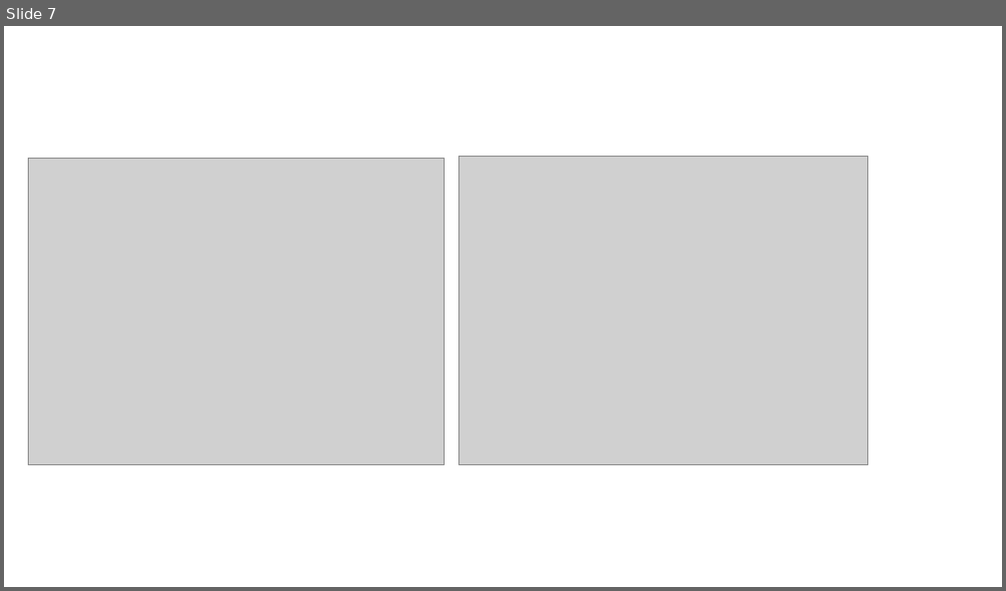
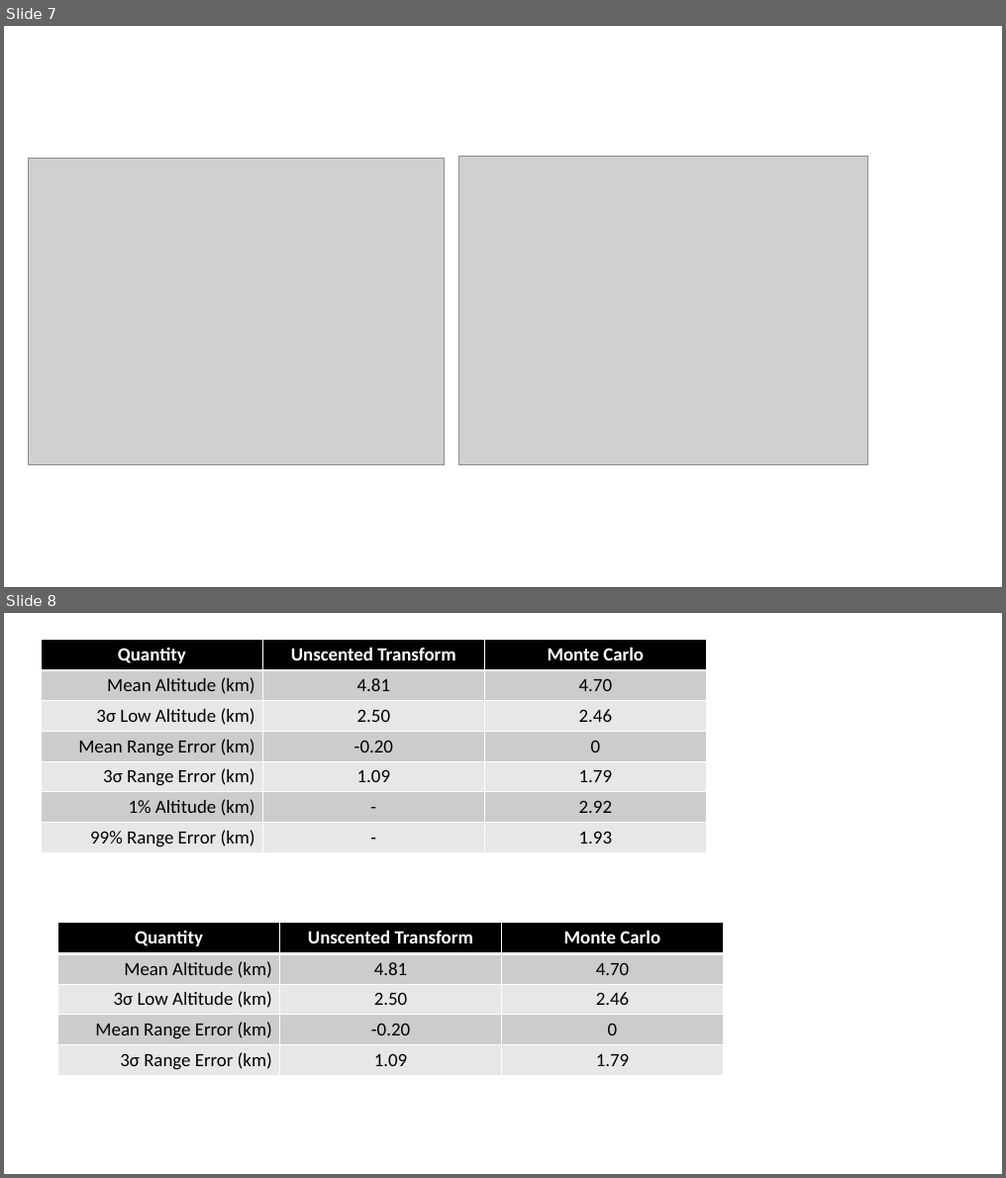
Before and after one commit to CDNoyes/EDL-Py, a slide deck: Documents/PropellantOptimalJournal/ddp/Diagrams.pptx. Shown one above the other, each under a label of ours: slide 7 before the commit, slides 7 and 8 after it. The pictures are 1006x591 and 1006x1178 pixels, drawn with LibreOffice and Linux fonts; fonts in the diff are those of the drawing; grey boxes stand for pictures. Boxes give left, top, right and bottom in pixels: in the first picture for what was removed or moved away, otherwise in the second. Text is boxed around its words. In the diff, an @@ line names an element or a change of style, - is before the commit and + after.

```diff
--- a/Documents/PropellantOptimalJournal/ddp/Diagrams.pptx
+++ b/Documents/PropellantOptimalJournal/ddp/Diagrams.pptx
@@ slide 8 added at box(4, 613, 1002, 1174), background #FFFFFF @@
@@ table added at box(41, 639, 706, 853), 7 rows, 3 columns @@
+Quantity | Unscented Transform | Monte Carlo
+Mean Altitude (km) | 4.81 | 4.70
+3σ Low Altitude (km) | 2.50 | 2.46
+Mean Range Error (km) | -0.20 | 0
+3σ Range Error (km) | 1.09 | 1.79
+1% Altitude (km) | - | 2.92
+99% Range Error (km) | - | 1.93
@@ table added at box(57, 923, 723, 1075), 5 rows, 3 columns @@
+Quantity | Unscented Transform | Monte Carlo
+Mean Altitude (km) | 4.81 | 4.70
+3σ Low Altitude (km) | 2.50 | 2.46
+Mean Range Error (km) | -0.20 | 0
+3σ Range Error (km) | 1.09 | 1.79
```
Also in this commit, not shown: 3 slides changed, 4 other files.
